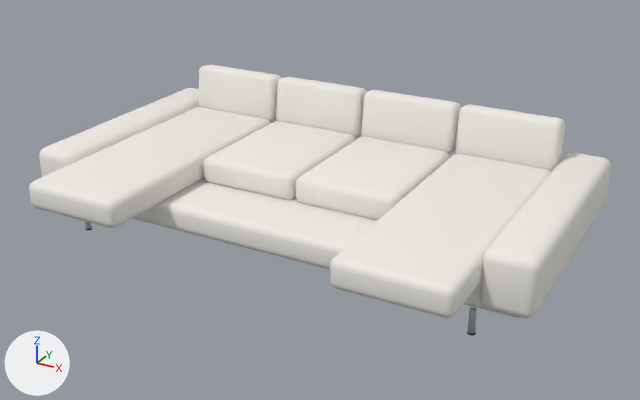
One commit to the Blender file assets-source/blender/u-sectional.blend: the scene before it, then after it.
The view is the same before and after, from a camera (50 mm lens) standing at (2.78, -4.86, 2.75) and looking at (0.1, 0.0, 0.31). Arrows for +X, +Y and +Z are at lower left; the lights stay in place. The picture after the commit comes second.

Objects in the first picture: 'angled_back_cushion', 'angled_back_cushion.001', 'angled_back_cushion.002', 'angled_back_cushion.003', 'connected_upholstered_platform', 'individual_seat_cushion', 'individual_seat_cushion.001', 'individual_seat_cushion.002', 'individual_seat_cushion.003', 'integrated_track_arm', 'integrated_track_arm.001' and 2 more.
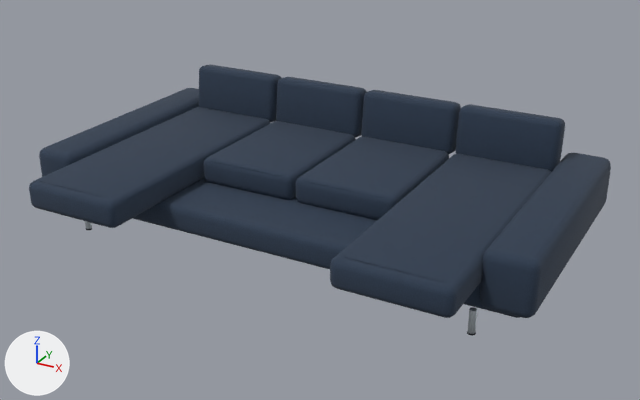
The change, as a list of edits to the scene's bpy script:
```text
Add mat_upholstery_textured_021:
    mat_upholstery_textured_021 = bpy.data.materials.new('upholstery-textured.021')
    # colours: dark blue #293f59
    # uses the picture img_material_twill_color_jpg
    # uses the picture img_material_twill_normal_jpg
    # uses the picture img_material_twill_orm_jpg
Change me_cube_079:
    where me_cube_079.from_pydata(...)  # 96 vertices, 98 faces; spans x -1.73..1.73, y -0.62..1.03, z 0.16..0.35
    remove me_cube_079.materials.append(mat_upholstery_textured)  # white #efece5
    add me_cube_079.materials.append(mat_upholstery_textured_021)
Change me_cube_080:
    where me_cube_080.from_pydata(...)  # 96 vertices, 98 faces; spans x -1.49..-0.75, y -1.1..0.8, z 0.34..0.53
    remove me_cube_080.materials.append(mat_upholstery_textured)  # white #efece5
    add me_cube_080.materials.append(mat_upholstery_textured_021)
Change me_cube_081:
    where me_cube_081.from_pydata(...)  # 96 vertices, 98 faces; spans x -1.484..-0.757, y 0.784..0.983, z 0.469..0.85
    remove me_cube_081.materials.append(mat_upholstery_textured)  # white #efece5
    me_cube_081 part 2: texture (UV) coordinates of 98 of 98 faces, centred in x -1.484..-0.757, y 0.785..0.981, z 0.471..0.848, changed; they spanned u 0.01..1.99, v 0.01..1.95 and now span u -4.42..3.72, v 1.77..3.4
    add me_cube_081.materials.append(mat_upholstery_textured_021)
Change me_cube_082:
    where me_cube_082.from_pydata(...)  # 96 vertices, 98 faces; spans x -0.739..-0.007, y -0.192..0.799, z 0.337..0.529
    remove me_cube_082.materials.append(mat_upholstery_textured)  # white #efece5
    add me_cube_082.materials.append(mat_upholstery_textured_021)
Change me_cube_083:
    where me_cube_083.from_pydata(...)  # 96 vertices, 98 faces; spans x -0.737..-0.01, y 0.784..0.983, z 0.469..0.85
    remove me_cube_083.materials.append(mat_upholstery_textured)  # white #efece5
    me_cube_083 part 1: texture (UV) coordinates of 98 of 98 faces, centred in x -0.737..-0.01, y 0.785..0.981, z 0.471..0.848, changed; they spanned u 0.01..1.99, v 0.01..1.95 and now span u -1.9..3.75, v 1.78..3.42
    add me_cube_083.materials.append(mat_upholstery_textured_021)
Change me_cube_084:
    where me_cube_084.from_pydata(...)  # 96 vertices, 98 faces; spans x 0.007..0.739, y -0.192..0.799, z 0.337..0.529
    remove me_cube_084.materials.append(mat_upholstery_textured)  # white #efece5
    add me_cube_084.materials.append(mat_upholstery_textured_021)
Change me_cube_085:
    where me_cube_085.from_pydata(...)  # 96 vertices, 98 faces; spans x 0.01..0.737, y 0.784..0.983, z 0.469..0.85
    remove me_cube_085.materials.append(mat_upholstery_textured)  # white #efece5
    add me_cube_085.materials.append(mat_upholstery_textured_021)
Change me_cube_086:
    where me_cube_086.from_pydata(...)  # 96 vertices, 98 faces; spans x 0.75..1.49, y -1.1..0.8, z 0.34..0.53
    remove me_cube_086.materials.append(mat_upholstery_textured)  # white #efece5
    add me_cube_086.materials.append(mat_upholstery_textured_021)
Change me_cube_087:
    where me_cube_087.from_pydata(...)  # 96 vertices, 98 faces; spans x 0.757..1.484, y 0.784..0.983, z 0.469..0.85
    remove me_cube_087.materials.append(mat_upholstery_textured)  # white #efece5
    add me_cube_087.materials.append(mat_upholstery_textured_021)
Change me_cube_088:
    where me_cube_088.from_pydata(...)  # 96 vertices, 98 faces; spans x -1.8..-1.48, y -0.7..1.1, z 0.21..0.57
    remove me_cube_088.materials.append(mat_upholstery_textured)  # white #efece5
    add me_cube_088.materials.append(mat_upholstery_textured_021)
Change me_cube_089:
    where me_cube_089.from_pydata(...)  # 96 vertices, 98 faces; spans x 1.48..1.8, y -0.7..1.1, z 0.21..0.57
    remove me_cube_089.materials.append(mat_upholstery_textured)  # white #efece5
    add me_cube_089.materials.append(mat_upholstery_textured_021)
Add ob_tailoring___individual_saddle_stitches:
    ob_tailoring___individual_saddle_stitches = bpy.data.objects.new('Tailoring - individual saddle stitches', me_tailoring___individual_saddle_stitches)  # 4448 vertices, 3336 faces; spans x -1.45..1.45, y -1.05..0.82, z 0.51..0.81; in mat_modern_tailored_welting_011 (dark blue #22354c)
    ob_tailoring___individual_saddle_stitches.location = (0.0, 0.0, 0.0)
```

Pixel boxes (x1, y1, x2, y2) of what changed, in the pictures (640 x 400 px):
'individual_seat_cushion.003', recoloured (white to blue): (330, 154, 551, 318) in both
'individual_seat_cushion', recoloured (white to blue): (29, 107, 271, 228) in both
'integrated_track_arm.001', recoloured (white to blue): (480, 153, 611, 318) in both
'connected_upholstered_platform', recoloured (white to blue): (133, 177, 520, 318) in both
'individual_seat_cushion.002', recoloured (white to blue): (296, 137, 449, 220) in both
'individual_seat_cushion.001', recoloured (white to blue): (204, 121, 356, 200) in both
'angled_back_cushion.003', recoloured (white to blue): (455, 104, 565, 172) in both
'angled_back_cushion.002', recoloured (white to blue): (361, 90, 461, 154) in both
'integrated_track_arm', recoloured (white to blue): (39, 88, 199, 177) in both
'angled_back_cushion.001', recoloured, surface changed (white to blue): (276, 77, 367, 137) in both
'angled_back_cushion', recoloured, surface changed (white to blue): (199, 65, 281, 122) in both
'Tailoring - individual saddle stitches', added: after (36, 71, 554, 198)
